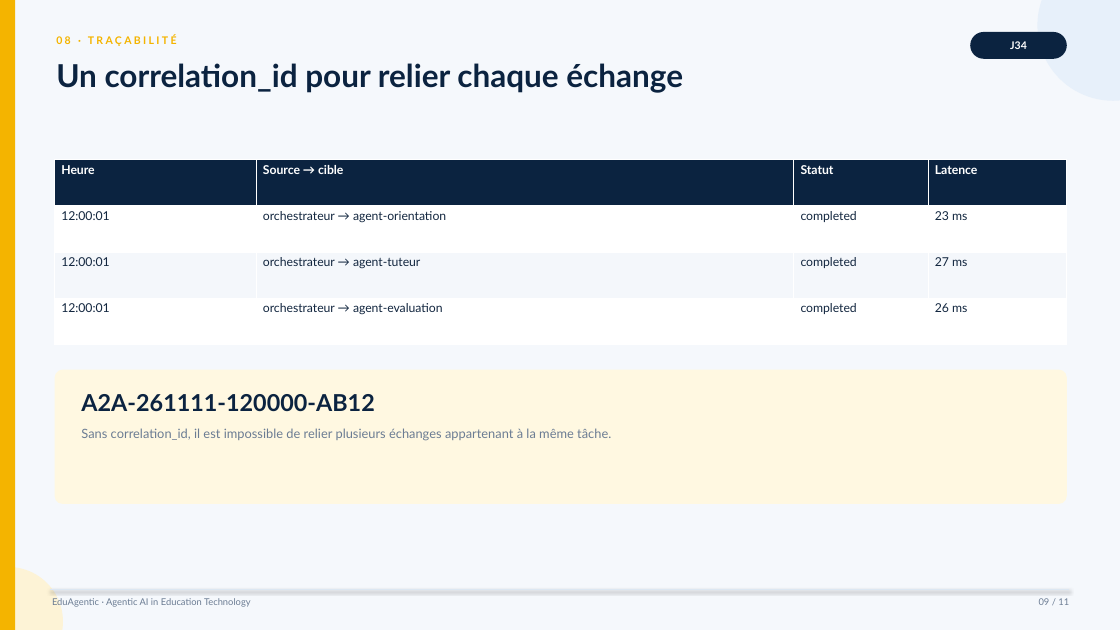
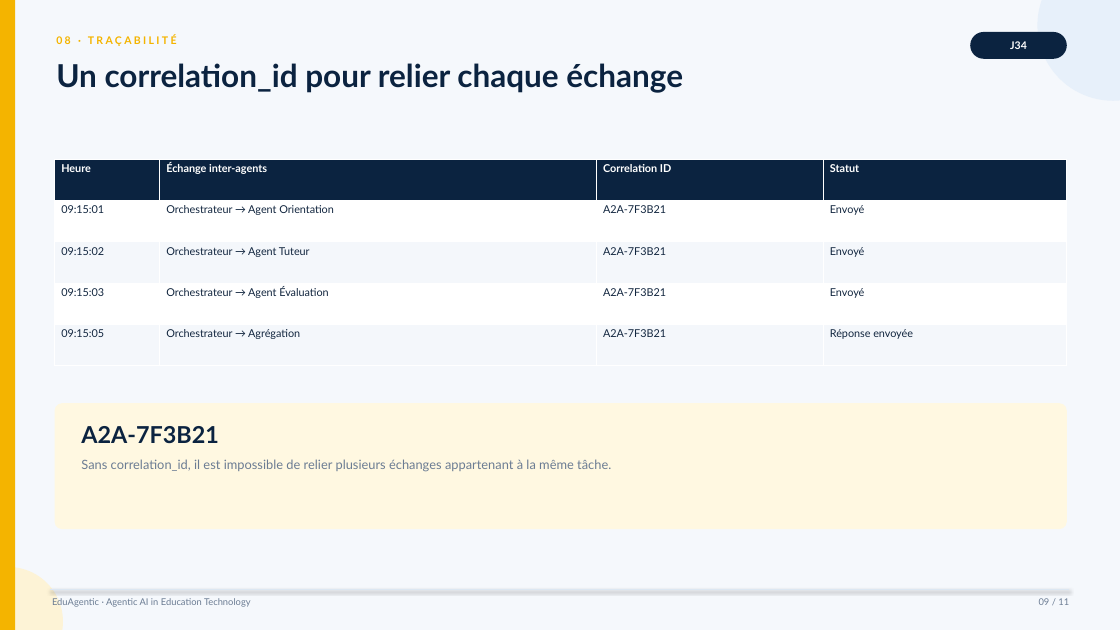
Before and after one commit to kamalelafoui/Agentic-AI-EdTech-J33-J34, a slide deck: slide 9 of presentation/J34_A2A_Presentation.pptx. Drawn at 1120x630 pixels with LibreOffice and Linux fonts; fonts in the diff are those of the drawing. Boxes give left, top, right and bottom in pixels: in the first picture for what was removed or moved away, otherwise in the second. Text is boxed around its words. In the diff, an @@ line names an element or a change of style, - is before the commit and + after.

Commit message:
A2A: log de delegation, benefices et correlation_id du cours

```diff
--- a/presentation/J34_A2A_Presentation.pptx
+++ b/presentation/J34_A2A_Presentation.pptx
@@ table at (55, 160, 1067, 365) @@
-row 1: Heure | Source → cible | Statut | Latence
-row 2: 12:00:01 | orchestrateur → agent-orientation | completed | 23 ms
-row 3: 12:00:01 | orchestrateur → agent-tuteur | completed | 27 ms
-row 4: 12:00:01 | orchestrateur → agent-evaluation | completed | 26 ms
+row 1: Heure | Échange inter-agents | Correlation ID | Statut
+row 2: 09:15:01 | Orchestrateur → Agent Orientation | A2A-7F3B21 | Envoyé
+row 3: 09:15:02 | Orchestrateur → Agent Tuteur | A2A-7F3B21 | Envoyé
+row 4: 09:15:03 | Orchestrateur → Agent Évaluation | A2A-7F3B21 | Envoyé
+row 5: 09:15:05 | Orchestrateur → Agrégation | A2A-7F3B21 | Réponse envoyée
@@ rounded rectangle: place and size @@
-rounded rectangle at (55, 370, 1067, 504)
+rounded rectangle at (55, 403, 1067, 529)
@@ text at (81, 426, 219, 444): text changed @@
-A2A-261111-120000-AB12
+A2A-7F3B21
@@ text "Sans correlation_id, il est impossible ...": place and size @@
-text "Sans correlation_id, il est impossible ..." at (81, 428, 611, 441)
+text "Sans correlation_id, il est impossible ..." at (81, 459, 611, 472)
```
Also in this commit, not shown: 13 other files.
